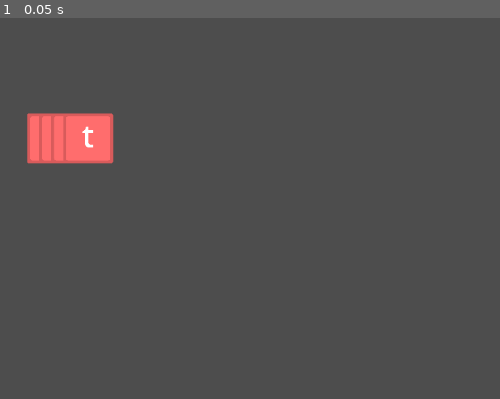
Above: before the commit, frame 1.
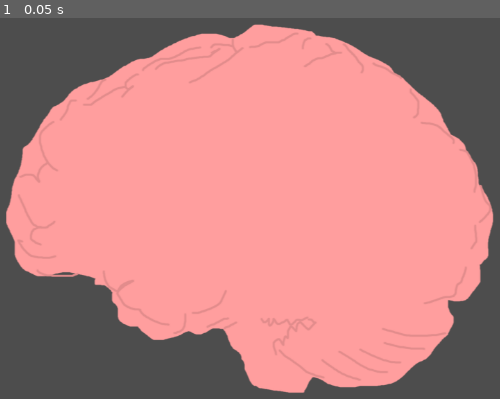
Above: after the commit, the same moment.

Repository: hulien22/ldjam54
Game: Godot game, scene res://scenes/test.tscn
The game is run twice, just before and just after one commit, with the same random seed, the same clock (stepped at 60 frames per second) and the same inputs. This scene is started directly instead of the project's main scene.
Inputs:
- Up to frame 1 (0.05 s): no input

The runs differ from the first frame. In frame 1, 67% of the frame differs, in the area x 1-99%, y 1-99%.
Error after the commit: Parse Error: Identifier "Events" not declared in the current scope. (res://scripts/Brain.gd:12)

Commit message:
brain grid wip

Diff:
--- a/scenes/Brain.tscn
+++ b/scenes/Brain.tscn
@@ -1,19 +1,13 @@
-[gd_scene load_steps=4 format=3 uid="uid://bcagiv8ky6l6c"]
+[gd_scene load_steps=3 format=3 uid="uid://b1hwh75rufqtn"]
 
 [ext_resource type="Script" path="res://scripts/Brain.gd" id="1_pcbub"]
-[ext_resource type="Texture2D" uid="uid://c7vk23c2m4vqy" path="res://art/braingrid.png" id="2_lvhj0"]
-[ext_resource type="PackedScene" uid="uid://sx2gqphom8wy" path="res://scenes/WordTile.tscn" id="3_ks15g"]
+[ext_resource type="Texture2D" uid="uid://cy25i0qfd1a3v" path="res://art/brain.png" id="2_cwi72"]
 
 [node name="Brain" type="Node2D"]
 script = ExtResource("1_pcbub")
+size = null
+spread = null
+tileScale = null
 
-[node name="Brain-Image" type="TextureRect" parent="."]
-offset_left = -142.0
-offset_top = -84.0
-offset_right = 1009.0
-offset_bottom = 566.0
-texture = ExtResource("2_lvhj0")
-stretch_mode = 2
-
-[node name="WordTile" parent="." instance=ExtResource("3_ks15g")]
-position = Vector2(116, 113)
+[node name="Brain" type="Sprite2D" parent="."]
+texture = ExtResource("2_cwi72")
--- /dev/null
+++ b/scenes/GridTile.tscn
@@ -0,0 +1,25 @@
+[gd_scene load_steps=3 format=3 uid="uid://jxidb2mxy764"]
+
+[ext_resource type="Script" path="res://scripts/GridTile.gd" id="1_32ugu"]
+[ext_resource type="Texture2D" uid="uid://5i8pvkb0lx4y" path="res://art/gridfree.png" id="2_c7wxn"]
+
+[node name="GridTile" type="Node2D"]
+script = ExtResource("1_32ugu")
+
+[node name="GridImg" type="Sprite2D" parent="."]
+texture = ExtResource("2_c7wxn")
+
+[node name="Rect" type="ColorRect" parent="."]
+visible = false
+offset_left = -300.0
+offset_top = -300.0
+offset_right = 300.0
+offset_bottom = 300.0
+
+[node name="Button" type="Button" parent="."]
+offset_left = -300.0
+offset_top = -300.0
+offset_right = 300.0
+offset_bottom = 300.0
+
+[connection signal="pressed" from="Button" to="." method="_on_button_pressed"]
--- a/scenes/test.tscn
+++ b/scenes/test.tscn
@@ -1,10 +1,18 @@
-[gd_scene load_steps=2 format=3 uid="uid://rltch5jb3g6h"]
+[gd_scene load_steps=4 format=3 uid="uid://rltch5jb3g6h"]
 
+[ext_resource type="PackedScene" uid="uid://b1hwh75rufqtn" path="res://scenes/Brain.tscn" id="1_3ep46"]
 [ext_resource type="PackedScene" uid="uid://sx2gqphom8wy" path="res://scenes/WordTile.tscn" id="1_a4qtr"]
+[ext_resource type="PackedScene" uid="uid://jxidb2mxy764" path="res://scenes/GridTile.tscn" id="3_bb6ue"]
 
 [node name="Node2D" type="Node2D"]
 
 [node name="WordTile" parent="." instance=ExtResource("1_a4qtr")]
+visible = false
 position = Vector2(247, 207)
 word = "test"
 spread = 10.0
+
+[node name="Brain" parent="." instance=ExtResource("1_3ep46")]
+position = Vector2(531, 310)
+gridTile = ExtResource("3_bb6ue")
+size = Vector2(9, 5)
--- a/scripts/Brain.gd
+++ b/scripts/Brain.gd
@@ -1,57 +1,43 @@
 extends Node2D
 
 
-@export var Tile: PackedScene
+@export var gridTileScene: PackedScene
+@export var size: Vector2
+@export var spread: float = 0
+@export var tileScale: float=0.1
+
+var grid = []
+
+func _ready():
+	Events.connect("move_player_click", _on_tile_clicked)
+	print("test")
+	for h in size.y:
+		var str= ""
+		grid[h]=[]
+		for l in size.x:
+			var gridTile = gridTileScene.instantiate()
+			add_child(gridTile)
+			gridTile.posn = Vector2(h,l)
+			gridTile.scale = Vector2(tileScale,tileScale)
+			gridTile.position = Vector2(y*gridTile.get_height()*tileScale+y*spread,
+											x*gridTile.get_width()*tileScale+x*spread)
+			grid[h][l]=gridTile
+		print(str)
+			#var char = word[x][y]
+			#var tile = tileScene.instantiate()
+			#tile.scale = Vector2(tileScale,tileScale)
+			#tile.letter = char
+			#tile.position = Vector2(i*tile.get_width()*tileScale+i*spread,0)
+			#tiles.append(tile)
+			#add_child(tile)
+
+func _process(delta):
+	var cursorPos = get_global_mouse_position()
+	mouse_to_grid(cursorPos)
 
 
-var memories=[]
-var memory_held=null
-var memory_offset=Vector2()
-var last_position = Vector2()
-
-func _ready():
-	var core_mem = Tile.instantiate()
-	core_mem.init("tactic-2",Global.L,Vector2(0,0),0)
-	core_mem.set_global_position(Vector2(250,100))
-	memories.append(core_mem)
-	add_child(core_mem)
-
-# Called every frame. 'delta' is the elapsed time since the previous frame.
-func _process(delta):
-	var cursor_pos = get_global_mouse_position()
-	if Input.is_action_just_pressed("inv_grab"):
-		grab(cursor_pos)
-	if Input.is_action_just_released("inv_grab"):
-		release(cursor_pos)
-	if memory_held != null:
-		memory_held.rect_global_position = cursor_pos + memory_offset
-
-func grab(cursor_pos):
-	memory_held = get_memory_under_pos(cursor_pos)
-	if memory_held != null:
-		# or last_position = cursor_pos
-		last_position = memory_held.rect_global_position
-		memory_offset = memory_held.rect_global_position - cursor_pos
-		move_child(memory_held, get_child_count())
-
-func get_memory_under_pos(pos):
-	for memory in memories:
-		if memory.get_global_rect().has_point(pos):
-			return memory
-	return null
-
-func release(cursor_pos):
-	if memory_held == null:
-		return
-	elif !insert_memory(memory_held):
-		#return memory to last position
-		memory_held.rect_global_position = last_position
-		memory_held = null
-	else:
-		memory_held= null
-
-func insert_memory(memory):
+func mouse_to_grid(pos):
 	pass
 
-func add_memory():
+func _on_tile_clicked(posn: Vector2):
 	pass
--- /dev/null
+++ b/scripts/GridTile.gd
@@ -0,0 +1,36 @@
+extends Node2D
+
+var posn: Vector2 = Vector2.ZERO
+var islocked = false
+var unlockedMod = Color(1,1,1,1)
+var lockedMod = Color(0.3,0.3,0.3,1)
+
+# Called when the node enters the scene tree for the first time.
+func _ready():
+	pass
+
+func unlock():
+	$GridImg.set_modulate(unlockedMod)
+	islocked=false
+
+func lock():
+	$GridImg.set_modulate(lockedMod)
+	islocked=true
+
+func isLock():
+	return islocked
+
+func get_height():
+	return $Rect.get_global_rect().size.y
+
+func get_width():
+	return $Rect.get_global_rect().size.x
+
+# Called every frame. 'delta' is the elapsed time since the previous frame.
+func _process(delta):
+	pass
+
+
+func _on_button_pressed():
+	pass
+	#Events.emit_signal("move_player_click", posn)
--- a/scripts/WordTile.gd
+++ b/scripts/WordTile.gd
@@ -7,12 +7,7 @@
 
 var tiles= []
 
-# Called when the node enters the scene tree for the first time.
 func _ready():
-	#$word.add_text(word)
-	#print($tile.
-	#var width = $word.get_content_width()
-	#var tile_amount = ceil(word.length()/width)
 
 	for i in len(word):
 		var char = word[i]
Binary file added: art/gridfree.png
Not shown, added: art/gridfree.png.import
